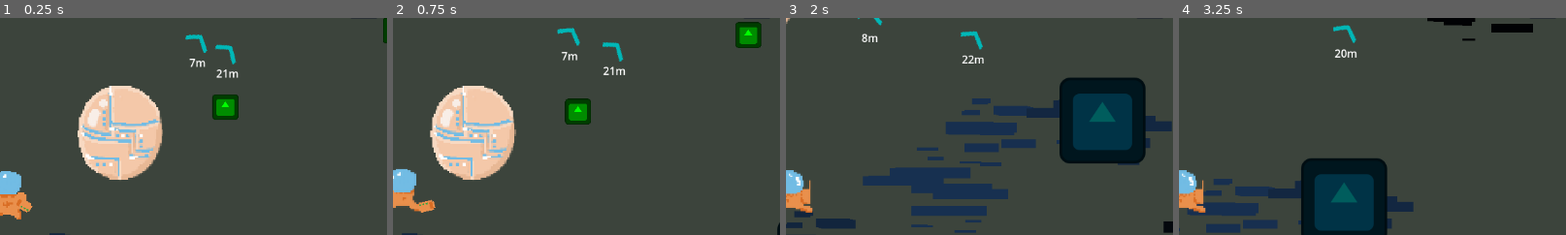
Above: before the commit, frames 1-4 (left to right).
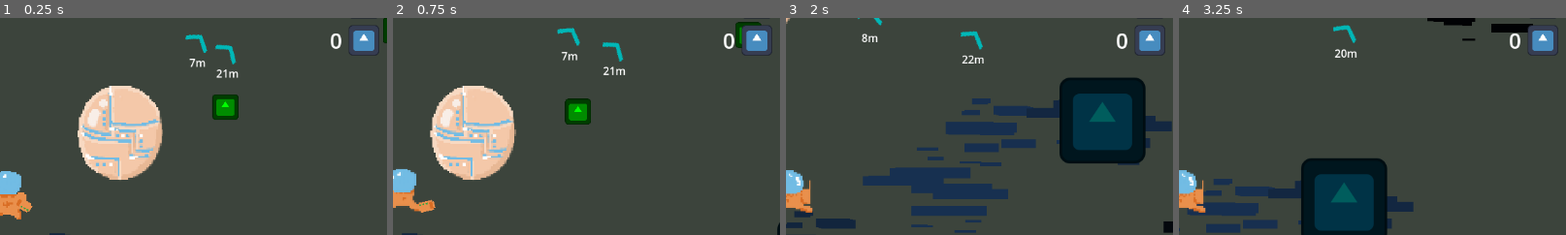
Above: after the commit, the same moments.

Repository: DeepRestGames/pirate-software-game-jam-17
Game: Godot game, scene res://Scenes/LittleMainGameScene.tscn
Same seed, same stepped clock (60 frames per second), same inputs: the game is played once before the commit and once after it. The engine's default icon, where the game draws it, is replaced by a stand-in: a white triangle on a blue panel in a dark square.
Inputs (mouse positions are % of the whole screen's width and height, from its top left):
- Up to frame 1 (0.25 s): no input
- Up to frame 2 (0.75 s): move the mouse to (72, 45) at 0.52 s; hold D (move_right) from 0.53 s (still down); hold P (drink_potion) from 0.53 s (still down)
- Up to frame 3 (2 s): move the mouse to (30, 55) at 1.27 s; release D (move_right) at 1.28 s; release P (drink_potion) at 1.28 s; hold S (move_down) from 1.28 s (still down); click (30, 55) at 1.35 s
- Up to frame 4 (3.25 s): move the mouse to (60, 28) at 2.02 s; release S (move_down) at 2.03 s; hold D (move_right) 2.03-2.78 s; hold P (drink_potion) 2.03-2.78 s; move the mouse to (45, 70) at 2.77 s; hold W (move_up) from 2.78 s (still down); click (45, 70) at 2.85 s
The pictures show only the part of the screen within x 49-99%, y 9-59%; the shares and areas given below are measured in that part.

The runs differ from the first frame. In frame 1, 0.7% of the frame differs, in the area x 85-98%, y 3-17%; in frame 2, 0.9%; in frame 3, 0.7%; in frame 4, 0.7%.

Commit message:
Powerup chips counter (with HUD)

Diff:
--- a/if_onlyone_savemission/Scenes/UI/HUD.tscn
+++ b/if_onlyone_savemission/Scenes/UI/HUD.tscn
@@ -1,9 +1,10 @@
-[gd_scene load_steps=8 format=3 uid="uid://b8e4ms8gpa7de"]
+[gd_scene load_steps=9 format=3 uid="uid://b8e4ms8gpa7de"]
 
 [ext_resource type="Script" uid="uid://cls3l3tvbwhrv" path="res://Scripts/UI/AmmoCounter.gd" id="1_omqfp"]
 [ext_resource type="Texture2D" uid="uid://cv8hmxb7wdyar" path="res://icon.svg" id="2_qc5w2"]
 [ext_resource type="Script" uid="uid://bore17jo71by6" path="res://Scripts/UI/FabricatorMaterialCounter.gd" id="2_xaom8"]
 [ext_resource type="Script" uid="uid://ykgqogdlqidp" path="res://Scripts/UI/HPCounter.gd" id="4_4bm6u"]
+[ext_resource type="Script" uid="uid://blctfngfvyhaa" path="res://Scripts/UI/PowerupChipsCounter.gd" id="4_d2sja"]
 [ext_resource type="Script" uid="uid://dmqrx6bkvm48c" path="res://Scripts/UI/ArrowHintsManager.gd" id="5_d2sja"]
 [ext_resource type="Script" uid="uid://ck6vs1q2qt8yj" path="res://Scripts/UI/ArrowHintShip.gd" id="5_lelo4"]
 [ext_resource type="Texture2D" uid="uid://diyaie56mgt0a" path="res://Assets/UITextures/ArrowC.png" id="5_ykvyr"]
@@ -81,6 +82,38 @@
 text = "0"
 horizontal_alignment = 2
 
+[node name="PowerupChipsCounter" type="Control" parent="."]
+layout_mode = 1
+anchor_left = 0.980903
+anchor_top = 0.0231481
+anchor_right = 0.980903
+anchor_bottom = 0.0231481
+offset_left = -0.000244141
+offset_top = 55.0
+offset_right = -0.000244141
+offset_bottom = 55.0
+grow_horizontal = 0
+script = ExtResource("4_d2sja")
+
+[node name="HBoxContainer" type="HBoxContainer" parent="PowerupChipsCounter"]
+layout_direction = 3
+layout_mode = 0
+offset_right = 40.0
+offset_bottom = 40.0
+theme_override_constants/separation = 10
+
+[node name="PowerupChipIcon" type="TextureRect" parent="PowerupChipsCounter/HBoxContainer"]
+layout_mode = 2
+texture = ExtResource("2_qc5w2")
+expand_mode = 2
+
+[node name="CurrentAmount" type="Label" parent="PowerupChipsCounter/HBoxContainer"]
+layout_direction = 3
+layout_mode = 2
+theme_override_font_sizes/font_size = 32
+text = "0"
+horizontal_alignment = 2
+
 [node name="HPCounter" type="Control" parent="."]
 layout_mode = 1
 anchor_left = 0.0190972
--- a/if_onlyone_savemission/Scripts/GameManagement/EventBus.gd
+++ b/if_onlyone_savemission/Scripts/GameManagement/EventBus.gd
@@ -36,6 +36,9 @@
 
 @warning_ignore("unused_signal")
 signal update_current_fabricator_material_count(value)
+
+@warning_ignore("unused_signal")
+signal update_current_powerup_chips_count(value)
 
 @warning_ignore("unused_signal")
 signal update_current_hp_HUD(value)
--- a/if_onlyone_savemission/Scripts/Player/Player.gd
+++ b/if_onlyone_savemission/Scripts/Player/Player.gd
@@ -28,6 +28,7 @@
 
 # Consumables
 var fabricator_material_quantity: int = 0
+var powerup_chips_quantity: int = 0
 
 
 func _ready() -> void:
@@ -37,6 +38,9 @@
 
 	EventBus.connect("add_fabricator_material", add_fabricator_material)
 	EventBus.connect("remove_fabricator_material", remove_fabricator_material)
+
+	EventBus.connect("add_powerup_chip", add_powerup_chip)
+	EventBus.connect("remove_powerup_chip", remove_powerup_chip)
 
 	EventBus.emit_signal("update_current_hp_HUD", currentHP)
 
@@ -116,12 +120,26 @@
 
 
 func remove_fabricator_material(value) -> void:
+	if value > fabricator_material_quantity:
+		printerr("Not enough fabricator material!")
+		return
+
 	fabricator_material_quantity -= value
+	EventBus.emit_signal("update_current_fabricator_material_count", fabricator_material_quantity)
 
-	if fabricator_material_quantity < 0:
-		fabricator_material_quantity = 0
 
-	EventBus.emit_signal("update_current_fabricator_material_count", fabricator_material_quantity)
+func add_powerup_chip(value) -> void:
+	powerup_chips_quantity += value
+	EventBus.emit_signal("update_current_powerup_chips_count", powerup_chips_quantity)
+
+
+func remove_powerup_chip(value) -> void:
+	if value > powerup_chips_quantity:
+		printerr("Not enough powerup chips!")
+		return
+
+	powerup_chips_quantity -= value
+	EventBus.emit_signal("update_current_powerup_chips_count", powerup_chips_quantity)
 
 
 func add_hp(value) -> void:
--- /dev/null
+++ b/if_onlyone_savemission/Scripts/UI/PowerupChipsCounter.gd
@@ -0,0 +1,12 @@
+extends Control
+
+
+@onready var currentPowerupsAmount = $HBoxContainer/CurrentAmount
+
+
+func _ready() -> void:
+	EventBus.connect("update_current_powerup_chips_count", update_current_powerup_chips_count)
+
+
+func update_current_powerup_chips_count(value) -> void:
+	currentPowerupsAmount.text = str(value)
Not shown, added: if_onlyone_savemission/Scripts/UI/PowerupChipsCounter.gd.uid
